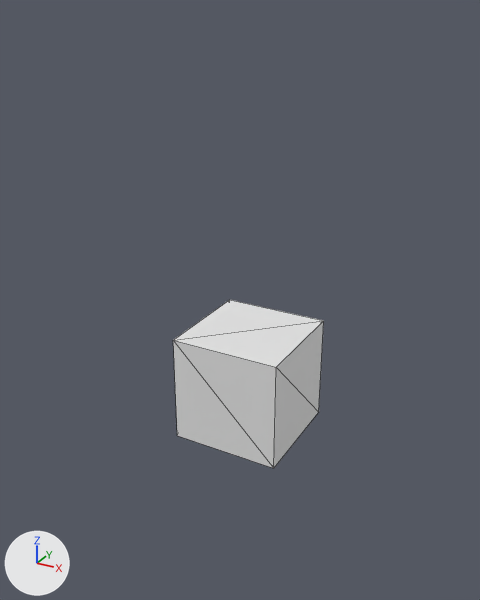
The glTF model assets/miner.glb as it was, and as the next commit left it.
The view is the same before and after, from a camera (50 mm lens) standing at (1.25, -2.38, 1.58) and looking at (-0.02, -0.06, 0.41). Every picture has the same lights, and +X, +Y and +Z are marked at lower left. The older version comes first. Mesh edges are drawn as thin lines. Vertices at exactly the same position are counted once.
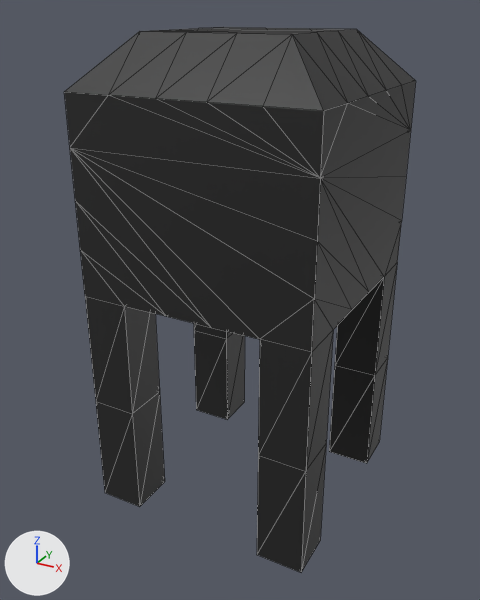
Edits to the bpy script that builds the scene:
```text
Add mat_material_001:
    mat_material_001 = principled_material('Material.001')
    mat_material_001.base_color = (0.0155, 0.0155, 0.0155)  # black #212121
Change me_cube_001:
    used by ob_cube; location = (0.0, 0.0, 0.0); scale = (0.25, 0.25, 0.25)
    remove me_cube_001.from_pydata(...)  # 8 vertices, 12 faces; spans x -1.0..1.0, y -1.0..1.0, z -1.0..1.0
    add me_cube_001.from_pydata(...)  # 112 vertices, 220 faces; spans x -1.0..1.0, y -1.0..1.0, z -3.0..1.0
    me_cube_001 part 1
    4 vertices are removed from x -1.0..1.0, y -1.0..1.0, z 1.0
    12 faces are deleted
    32 vertices are added at x -1.0..1.0, y -1.0..1.0, z -1.0..1.0
    6 new vertices lie (0.0, 0.0, -1.0) away from vertices in x -1.0..1.0, y -1.0..1.0, z -1.0
    8 new vertices lie (-0.4, 0.0, 0.0) away from vertices in x 1.0, y -1.0..1.0, z -2.0..0.6
    9 new vertices lie (0.0, 0.0, -1.0) away from vertices in x -1.0..1.0, y -1.0..1.0, z -2.0
    11 new vertices lie (0.0, 0.4, 0.0) away from vertices in x -1.0..1.0, y -1.0, z -3.0..0.6
    14 new vertices lie (0.4, 0.0, 0.0) away from vertices in x -1.0, y -1.0..1.0, z -3.0..0.6
    6 new vertices lie (0.0, -0.4, 0.0) away from vertices in x -1.0..1.0, y 0.6, z -1.0..0.6
    7 new vertices lie (-0.4, 0.0, 0.0) away from vertices in x 0.6, y -1.0..1.0, z -1.0..0.6
    7 new vertices lie (0.0, -0.4, 0.0) away from vertices in x -1.0..1.0, y 0.2, z -1.0..0.6
    8 new vertices lie (-0.4, 0.0, 0.0) away from vertices in x 0.2, y -1.0..1.0, z -1.0..0.6
    220 new faces join them
    add me_cube_001.materials.append(mat_material_001)  # black #212121
Change ob_cube:
    ob_cube.location: (0.0, 0.0, 0.0) -> (0.0, 0.0, 1.0)
    ob_cube.scale: (0.25, 0.25, 0.25) -> (0.5, 0.5, 0.5)
```

Where the change shows, as pixel boxes (x1, y1, x2, y2) in the pictures (480 x 600 px):
'Cube', reshaped, moved, rescaled, recoloured (132% wider, 223% taller): before (173, 300, 324, 468); after (64, 27, 416, 572)
